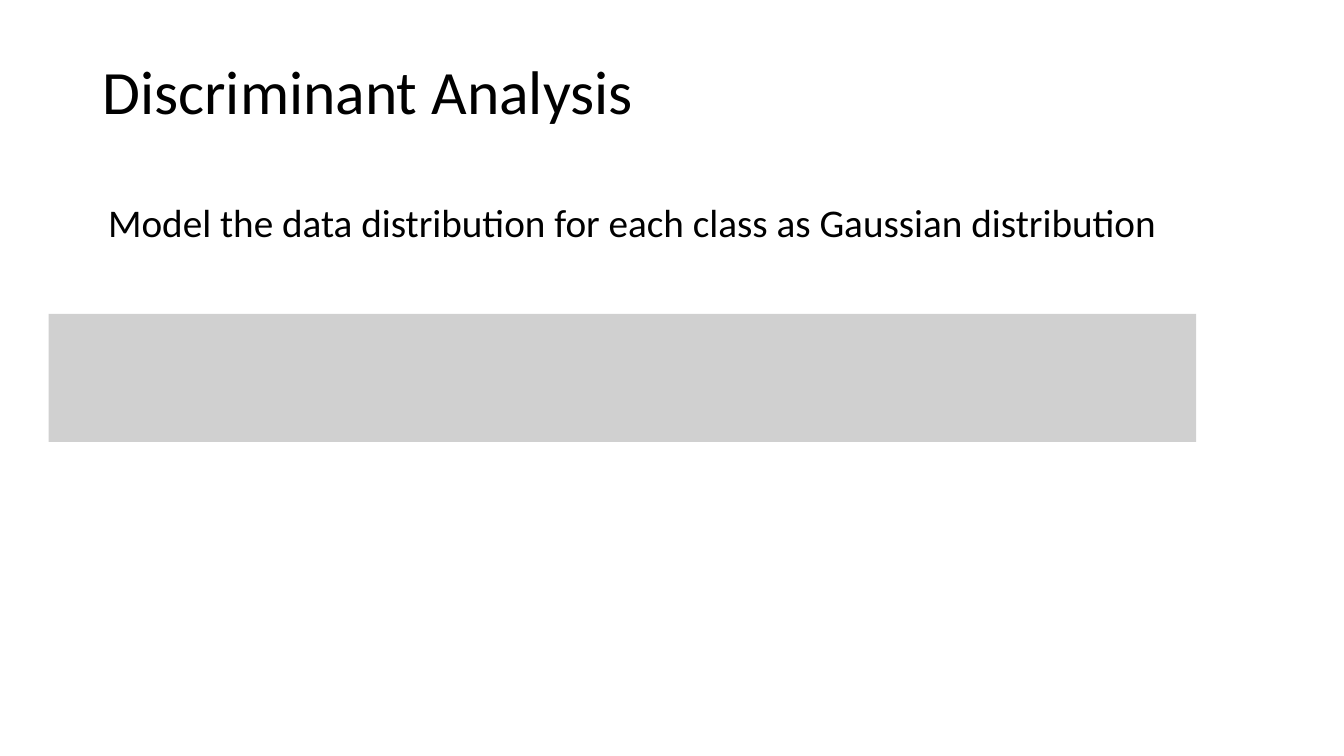
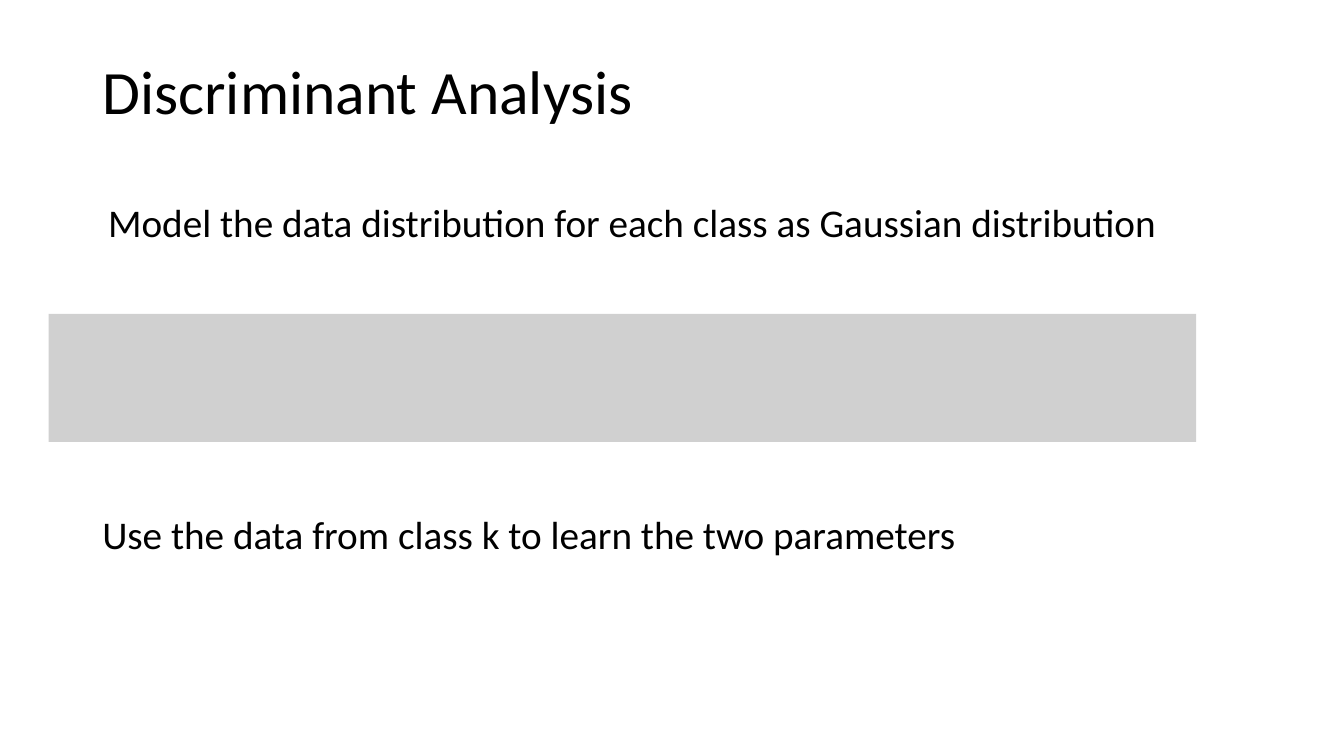
Before and after one commit to tianzheng4/tianzheng4.github.io, a slide deck: slide 12 of _umkc-teaching/slides/Lecture 5.pptx. Drawn at 1344x756 pixels with LibreOffice and Linux fonts; fonts in the diff are those of the drawing; grey boxes stand for pictures. Boxes give left, top, right and bottom in pixels: in the first picture for what was removed or moved away, otherwise in the second. Text is boxed around its words. In the diff, an @@ line names an element or a change of style, - is before the commit and + after.

```diff
--- a/_umkc-teaching/slides/Lecture 5.pptx
+++ b/_umkc-teaching/slides/Lecture 5.pptx
@@ text added at bbox=[102, 521, 955, 556], 28 pt, text #000000 @@
+Use the data from class k to learn the two parameters
```
